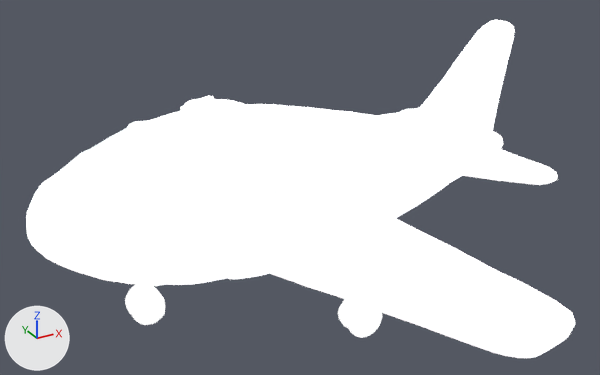
The glTF model plane_small.glb: old version first, new version second.
Both versions are drawn from a 50 mm lens placed at (-1.088, -1.988, 0.935), pointed at (-0.006, -0.021, -0.049). Lighting does not change. The marker at lower left points along +X, +Y and +Z. The picture after the commit comes second.

The first picture shows 'mesh_node'.
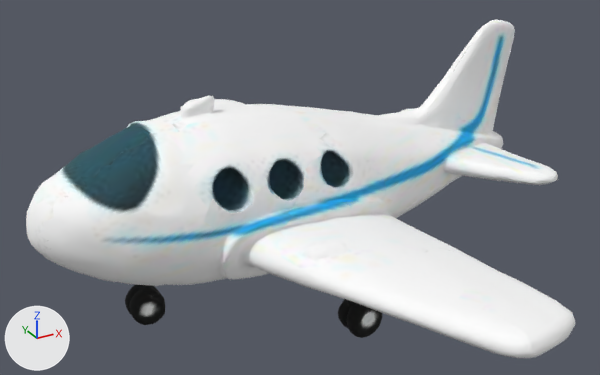
Boxes (x1, y1, x2, y2) around the edits, measured in the pictures (600 x 375 px):
```json
{"object": "mesh_node", "change": "surface changed", "before": [26, 20, 575, 358], "after": [26, 20, 575, 358], "on screen": "darker"}
```

The change, as JSON lines over the scene's bpy script:
```json
{"op": "remove", "block": "mat_material", "code": "mat_material.emission_strength = 1.0"}
```
